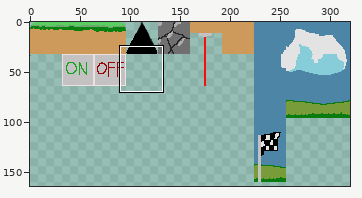
Sprite sheet, stored at dist/final_project_assets/tilemaps/level1.png. The picture above shows the old version from afar; the outline marks the close-up.
Close-up. The starting point:
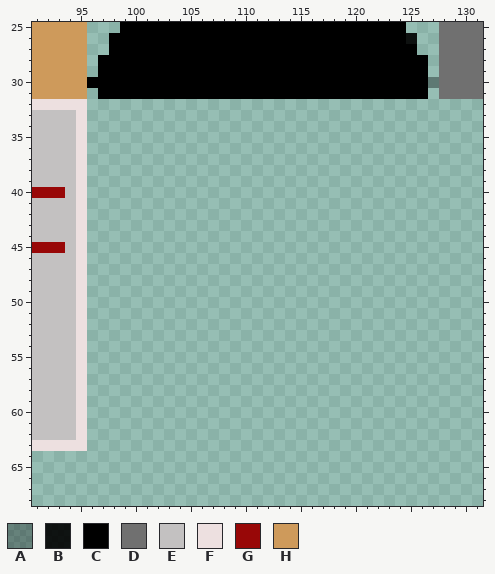
The file is 320x320 pixels. Pixels under 10% opacity are left out. Colours within 5 levels of each other are drawn and written as one. Shown: x 91..131, y 25..68. The wide view leaves out empty margins.
Palette (. is transparent): A #00000051  B #000000e6  C #000000  D #707070  E #c3c1c1  F #ede0e0  G #980707  H #ce9a5b
Pixels before, first column x 91:
25 HHHHH...CCCCCCCCCCCCCCCCCCCCCCCCCC...DDDD
26 HHHHH..CCCCCCCCCCCCCCCCCCCCCCCCCCCB..DDDD
27 HHHHH..CCCCCCCCCCCCCCCCCCCCCCCCCCCC..DDDD
28 HHHHH.CCCCCCCCCCCCCCCCCCCCCCCCCCCCCC.DDDD
29 HHHHH.CCCCCCCCCCCCCCCCCCCCCCCCCCCCCC.DDDD
30 HHHHHCCCCCCCCCCCCCCCCCCCCCCCCCCCCCCCADDDD
31 HHHHH.CCCCCCCCCCCCCCCCCCCCCCCCCCCCCC.DDDD
32 FFFFF....................................
33 EEEEF....................................
34 EEEEF....................................
35 EEEEF....................................
36 EEEEF....................................
37 EEEEF....................................
38 EEEEF....................................
39 EEEEF....................................
40 GGGEF....................................
41 EEEEF....................................
42 EEEEF....................................
43 EEEEF....................................
44 EEEEF....................................
45 GGGEF....................................
46 EEEEF....................................
47 EEEEF....................................
48 EEEEF....................................
49 EEEEF....................................
50 EEEEF....................................
51 EEEEF....................................
52 EEEEF....................................
53 EEEEF....................................
54 EEEEF....................................
55 EEEEF....................................
56 EEEEF....................................
57 EEEEF....................................
58 EEEEF....................................
59 EEEEF....................................
60 EEEEF....................................
61 EEEEF....................................
62 EEEEF....................................
63 FFFFF....................................
The result:
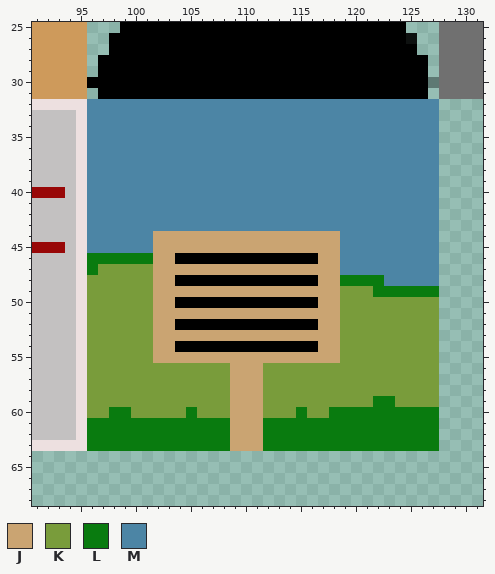
Colours new in this view: J #caa472  K #799c3b  L #097b0f  M #4c85a5
Change:
Changed rows in their new state; - is an unchanged pixel.
first column x 96:
32 MMMMMMMMMMMMMMMMMMMMMMMMMMMMMMMM
33 MMMMMMMMMMMMMMMMMMMMMMMMMMMMMMMM
34 MMMMMMMMMMMMMMMMMMMMMMMMMMMMMMMM
35 MMMMMMMMMMMMMMMMMMMMMMMMMMMMMMMM
36 MMMMMMMMMMMMMMMMMMMMMMMMMMMMMMMM
37 MMMMMMMMMMMMMMMMMMMMMMMMMMMMMMMM
38 MMMMMMMMMMMMMMMMMMMMMMMMMMMMMMMM
39 MMMMMMMMMMMMMMMMMMMMMMMMMMMMMMMM
40 MMMMMMMMMMMMMMMMMMMMMMMMMMMMMMMM
41 MMMMMMMMMMMMMMMMMMMMMMMMMMMMMMMM
42 MMMMMMMMMMMMMMMMMMMMMMMMMMMMMMMM
43 MMMMMMMMMMMMMMMMMMMMMMMMMMMMMMMM
44 MMMMMMJJJJJJJJJJJJJJJJJMMMMMMMMM
45 MMMMMMJJJJJJJJJJJJJJJJJMMMMMMMMM
46 LLLLLLJJCCCCCCCCCCCCCJJMMMMMMMMM
47 LKKKKKJJJJJJJJJJJJJJJJJMMMMMMMMM
48 KKKKKKJJCCCCCCCCCCCCCJJLLLLMMMMM
49 KKKKKKJJJJJJJJJJJJJJJJJKKKLLLLLL
50 KKKKKKJJCCCCCCCCCCCCCJJKKKKKKKKK
51 KKKKKKJJJJJJJJJJJJJJJJJKKKKKKKKK
52 KKKKKKJJCCCCCCCCCCCCCJJKKKKKKKKK
53 KKKKKKJJJJJJJJJJJJJJJJJKKKKKKKKK
54 KKKKKKJJCCCCCCCCCCCCCJJKKKKKKKKK
55 KKKKKKJJJJJJJJJJJJJJJJJKKKKKKKKK
56 KKKKKKKKKKKKKJJJKKKKKKKKKKKKKKKK
57 KKKKKKKKKKKKKJJJKKKKKKKKKKKKKKKK
58 KKKKKKKKKKKKKJJJKKKKKKKKKKKKKKKK
59 KKKKKKKKKKKKKJJJKKKKKKKKKKLLKKKK
60 KKLLKKKKKLKKKJJJKKKLKKLLLLLLLLLL
61 LLLLLLLLLLLLLJJJLLLLLLLLLLLLLLLL
62 LLLLLLLLLLLLLJJJLLLLLLLLLLLLLLLL
63 LLLLLLLLLLLLLJJJLLLLLLLLLLLLLLLL
Boxes around the changes in both close-ups, in picture pixels (x1, y1, x2, y2):
added: (87, 99, 439, 451)
